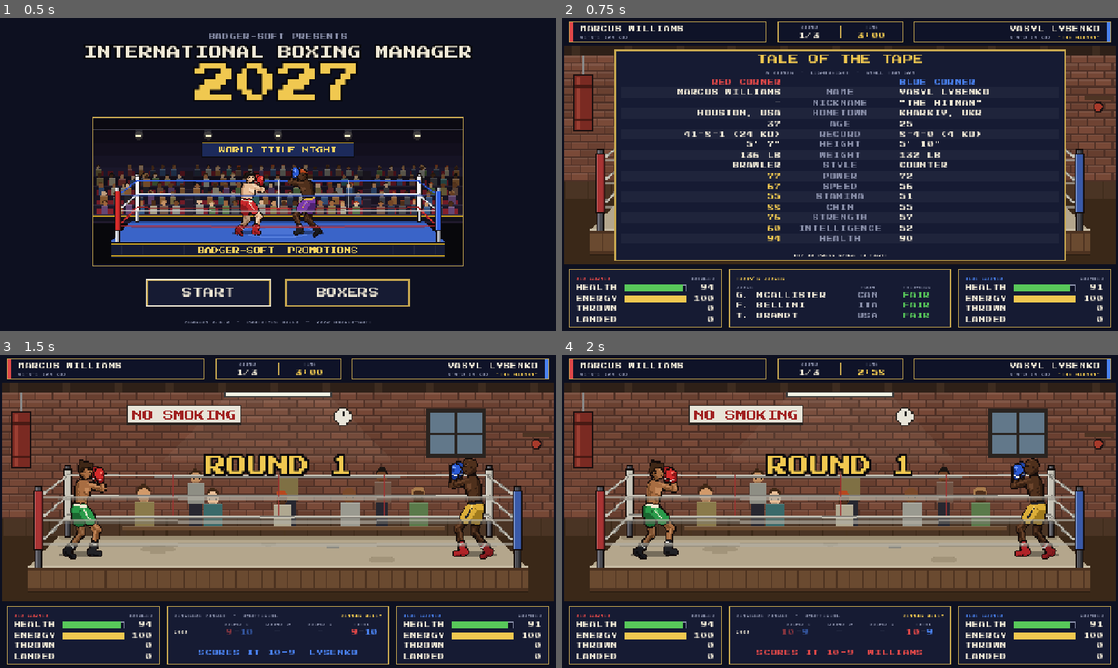
Above: before the commit, frames 1-4 (two rows, left to right).
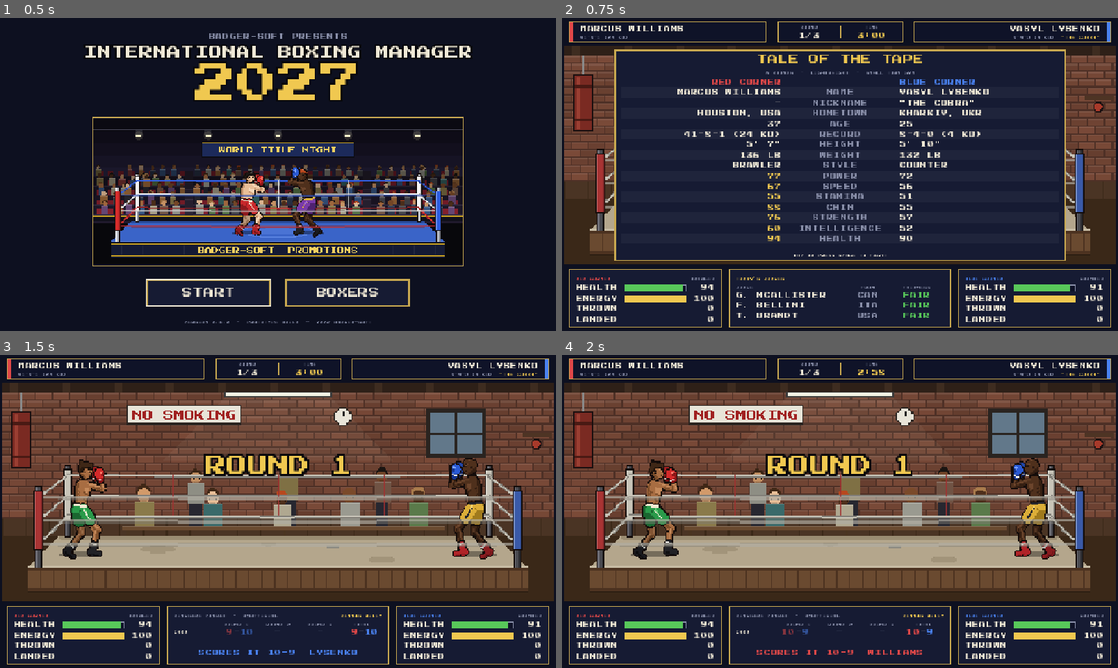
Above: after the commit, the same moments.

Repository: badgersoft/IBM27
Game: Godot game, scene res://scenes/main_menu.tscn
Same seed, same stepped clock (60 frames per second), same inputs: the game is played once before the commit and once after it.
Inputs (mouse positions are in pixels of both pictures, inside the frame that each line leads up to):
- Up to frame 1 (0.5 s): no input
- Up to frame 2 (0.75 s): click "START" at 0.5 s
- Up to frame 3 (1.5 s): tap Enter (ui_accept) at 1.25 s; move the mouse to (278, 492) at 1.27 s; click (278, 492) at 1.42 s
- Up to frame 4 (2 s): tap Enter (ui_accept) at 1.52 s

Frame 1 is identical in both runs. In frame 2, 0.2% of the frame differs, in the area x 67-96%, y 5-28%; in frame 3, less than 0.1%; in frame 4, less than 0.1%.

Commit message:
Unique, more varied nicknames
- 130 nicknames in three pools: by fighting style, by weight division,
  and a general pool with hometown names ({city} Kid / {city} Express).
- Each pick takes the style pool about half the time, the division pool
  about a third and the general pool the rest; nicknames are unique
  across all divisions and at most 18 characters.
- Well-known real boxers' nicknames removed.

Co-Authored-By: Claude Opus 5.5 <noreply@anthropic.com>
Claude-Session: https://claude.ai/code/session_01PF6KKrB4uHprcLjw7ppdzy

Diff:
--- a/data/world.json
+++ b/data/world.json
@@ -206,13 +206,39 @@
 		}
 	},
 
-	"_nickname_comment": "Nicknames are grouped by fighting style so they suit the boxer.",
+	"_nickname_comment": "Nicknames come from three pools: one that suits the boxer's fighting style, one that suits his weight division, and a general pool that includes hometown nicknames ({city} is replaced by his city). Every nickname is used at most once in the game and is at most 18 characters so it fits everywhere at full size. Well-known real boxers' nicknames are avoided.",
 
 	"nicknames": {
-		"BRAWLER": ["Bulldog", "Mad Dog", "The Brawler", "Bonecrusher", "The Pitbull", "Rough House"],
-		"SLUGGER": ["The Hammer", "Wrecking Ball", "Steamroller", "Dynamite", "Thunderfist", "The Bull"],
-		"BOXER":   ["The Professor", "Silk", "Sweet Science", "The Matador", "Hands of Stone", "The Technician"],
-		"COUNTER": ["The Viper", "The Cobra", "The Assassin", "The Sniper", "Ice Man", "The Hitman"],
-		"EVASIVE": ["The Ghost", "The Phantom", "Slick", "Lightning", "The Shadow", "Quicksilver"]
+		"style": {
+			"BRAWLER": ["Bulldog", "The Pitbull", "Rough House", "The Bruiser", "Scrapper", "Junkyard Dog",
+			            "The Grinder", "Brick Wall", "The Mauler", "Hardcase", "The Warhorse", "Rough Diamond",
+			            "The Badger", "Street Fighter"],
+			"SLUGGER": ["The Hammer", "Wrecking Ball", "Steamroller", "Dynamite", "Thunderfist", "The Bull",
+			            "Sledgehammer", "Big Bang", "The Demolisher", "Haymaker", "The Blacksmith", "Cannonball",
+			            "The Pile Driver", "The Anvil", "Shockwave"],
+			"BOXER":   ["The Professor", "Silk", "Sweet Science", "The Matador", "The Technician", "The Architect",
+			            "The Surgeon", "Textbook", "The Maestro", "The Gentleman", "The Scholar", "Smooth Operator",
+			            "The Diplomat", "Clockwork", "The Craftsman"],
+			"COUNTER": ["The Viper", "The Cobra", "The Assassin", "The Sniper", "Ice Man", "Chess Master",
+			            "The Scorpion", "The Spider", "The Trapper", "The Mirror", "The Fox", "The Mongoose",
+			            "Cold Blood", "The Puzzle", "Second Strike"],
+			"EVASIVE": ["The Ghost", "The Phantom", "Slick", "Lightning", "The Shadow", "Quicksilver",
+			            "The Eel", "Smoke", "Mirage", "Rubber Man", "Twinkle Toes", "Whisper",
+			            "The Dancer", "Zigzag", "The Escape Artist"]
+		},
+		"division": {
+			"LIGHTWEIGHT":  ["The Hummingbird", "The Wasp", "Little Thunder", "Pocket Rocket", "The Firecracker",
+			                 "Mosquito", "Jackrabbit", "Sparrow", "The Whippet", "Featherfist", "Spark Plug",
+			                 "Mighty Mite"],
+			"MIDDLEWEIGHT": ["The Panther", "The Jaguar", "Steel", "Cool Hand", "The Wolf", "The Hawk",
+			                 "The Blade", "The Falcon", "Gunslinger", "The Saint", "Razor", "The Duke"],
+			"HEAVYWEIGHT":  ["The Mountain", "Big Ben", "The Giant", "Avalanche", "The Bear", "Tree Trunk",
+			                 "The Colossus", "Earthquake", "The Juggernaut", "Gentle Giant", "The Oak", "The Wall",
+			                 "Mammoth", "The Tower"]
+		},
+		"any": ["The Natural", "Lucky", "The Comeback Kid", "The Machine", "Rocket", "The Outlaw",
+		        "Big Time", "The Showman", "Danger", "Crowd Pleaser", "The Iron Horse", "Rebel",
+		        "The Kingpin", "Sundance", "Hot Shot", "The Phoenix",
+		        "The {city} Kid", "{city} Express"]
 	}
 }
--- a/scripts/autoload/game_state.gd
+++ b/scripts/autoload/game_state.gd
@@ -67,18 +67,22 @@
 
 
 ## Middleweights are generated first so their roster never changes when other
-## divisions are added; surnames are kept unique across all divisions.
+## divisions are added; surnames and nicknames are kept unique across all
+## divisions.
 func _build_rosters() -> void:
 	rosters.resize(Divisions.count())
 	var order := [Divisions.Id.MIDDLEWEIGHT, Divisions.Id.LIGHTWEIGHT, Divisions.Id.HEAVYWEIGHT]
 	var used_names: Array[String] = []
+	var used_nicknames: Array[String] = []
 	for id in order:
 		var seed_value: int = Divisions.get_division(id)["roster_seed"]
 		if options.has("roster"):
 			seed_value = int(options["roster"]) + id * 2
-		var roster := BoxerGenerator.new(seed_value).generate_roster(ROSTER_SIZE, id, used_names)
+		var roster := BoxerGenerator.new(seed_value).generate_roster(ROSTER_SIZE, id, used_names, used_nicknames)
 		for b in roster:
 			used_names.append(b.last_name)
+			if not b.nickname.is_empty():
+				used_nicknames.append(b.nickname)
 		rosters[id] = roster
 
 
--- a/scripts/data/boxer_generator.gd
+++ b/scripts/data/boxer_generator.gd
@@ -17,6 +17,13 @@
 ## Share of a roster that gets a nickname (inclusive range).
 const NICKNAME_MIN_SHARE := 0.40
 const NICKNAME_MAX_SHARE := 0.50
+## Longest nickname allowed, so "THE ESCAPE ARTIST" in quotes fits the tale
+## of the tape, name plates and the Boxers table at full size.
+const NICKNAME_MAX_CHARS := 18
+## How often a nickname comes from each pool in world.json: one that suits the
+## boxer's style, one that suits his division, or the general pool (which
+## includes hometown nicknames). An empty pool hands over to the others.
+const NICKNAME_POOL_WEIGHTS := {"style": 0.5, "division": 0.3, "any": 0.2}
 
 ## How each style shifts the six skills away from an average of 0.
 ## Order: power, speed, stamina, chin, strength, intelligence.
@@ -42,9 +49,10 @@
 
 ## Builds a roster of [param count] unique-looking boxers in [param division].
 ## Between 40% and 50% of them (rounded sensibly) are given a nickname.
-## Surnames in [param avoid_names] (e.g. other divisions' boxers) are skipped.
+## Surnames in [param avoid_names] and nicknames in [param avoid_nicknames]
+## (e.g. other divisions' boxers) are skipped, so both stay unique game-wide.
 func generate_roster(count: int, division: Divisions.Id = Divisions.Id.MIDDLEWEIGHT,
-		avoid_names: Array[String] = []) -> Array[BoxerData]:
+		avoid_names: Array[String] = [], avoid_nicknames: Array[String] = []) -> Array[BoxerData]:
 	var roster: Array[BoxerData] = []
 	var used_trunks: Array[int] = []
 	var used_names: Array[String] = avoid_names.duplicate()
@@ -60,7 +68,7 @@
 		used_names.append(boxer.last_name)
 		roster.append(boxer)
 
-	_assign_nicknames(roster)
+	_assign_nicknames(roster, avoid_nicknames)
 	return roster
 
 
@@ -203,7 +211,7 @@
 	return options[_rng.randi_range(0, options.size() - 1)]
 
 
-func _assign_nicknames(roster: Array[BoxerData]) -> void:
+func _assign_nicknames(roster: Array[BoxerData], avoid: Array[String]) -> void:
 	var n := roster.size()
 	if n == 0:
 		return
@@ -214,18 +222,48 @@
 
 	var order: Array = range(n)
 	_shuffle(order)
-	var used: Array[String] = []
+	var used: Array[String] = avoid.duplicate()
 	for i in wanted:
 		var boxer: BoxerData = roster[order[i]]
-		var style_key: String = BoxerData.STYLE_NAMES[boxer.style].to_upper()
-		var pool: Array = _world["nicknames"][style_key]
-		var nick: String = _pick(pool)
-		var attempts := 0
-		while used.has(nick) and attempts < 10:
-			nick = _pick(pool)
-			attempts += 1
-		used.append(nick)
-		boxer.nickname = nick
+		boxer.nickname = _pick_nickname(boxer, used)
+		if not boxer.nickname.is_empty():
+			used.append(boxer.nickname)
+
+
+## A nickname nobody in [param used] has, from a pool chosen by
+## NICKNAME_POOL_WEIGHTS. Returns "" only if every pool is used up.
+func _pick_nickname(boxer: BoxerData, used: Array[String]) -> String:
+	var pools := {
+		"style": _nickname_options(_world["nicknames"]["style"][BoxerData.STYLE_NAMES[boxer.style].to_upper()], boxer, used),
+		"division": _nickname_options(_world["nicknames"]["division"][boxer.division_name().to_upper()], boxer, used),
+		"any": _nickname_options(_world["nicknames"]["any"], boxer, used),
+	}
+	var total := 0.0
+	for key in pools:
+		if not (pools[key] as Array).is_empty():
+			total += float(NICKNAME_POOL_WEIGHTS[key])
+	if total <= 0.0:
+		return ""
+	var roll := _rng.randf() * total
+	for key in pools:
+		var options: Array = pools[key]
+		if options.is_empty():
+			continue
+		roll -= float(NICKNAME_POOL_WEIGHTS[key])
+		if roll <= 0.0:
+			return _pick(options)
+	return _pick(pools["any"] if not (pools["any"] as Array).is_empty() else pools["style"])
+
+
+## The nicknames in [param pool] still free for [param boxer]: hometown ones
+## filled in with his city, anything too long or already taken left out.
+func _nickname_options(pool: Array, boxer: BoxerData, used: Array[String]) -> Array:
+	var out: Array = []
+	for entry in pool:
+		var nick := str(entry).replace("{city}", boxer.city)
+		if nick.length() <= NICKNAME_MAX_CHARS and not used.has(nick):
+			out.append(nick)
+	return out
 
 
 func _pick(list: Array) -> Variant:
Binary file changed: docs/screenshots/boxers_heavyweight.png
Binary file changed: docs/screenshots/boxers_lightweight.png
Binary file changed: docs/screenshots/boxers_middleweight.png
Binary file changed: docs/screenshots/decision_read_out.png
Binary file changed: docs/screenshots/decision_split.png
Binary file changed: docs/screenshots/fight_heavyweights_grand_arena.png
Binary file changed: docs/screenshots/result_knockout.png
Binary file changed: docs/screenshots/tale_of_the_tape.png
Not shown, changed: README.md
